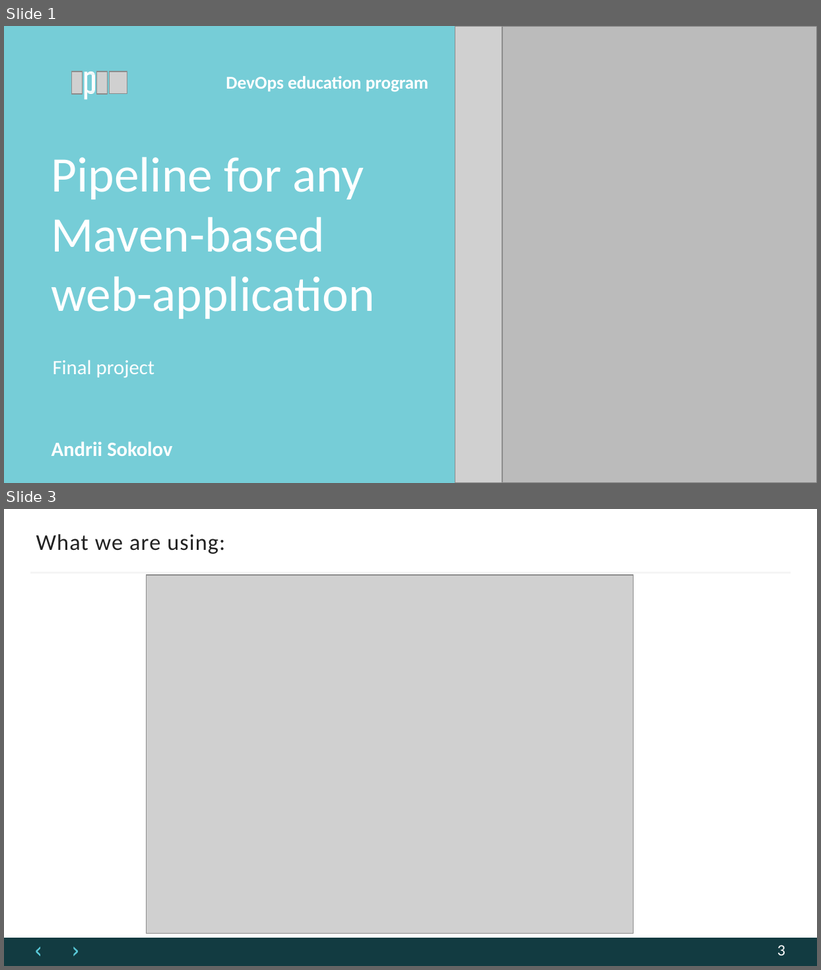
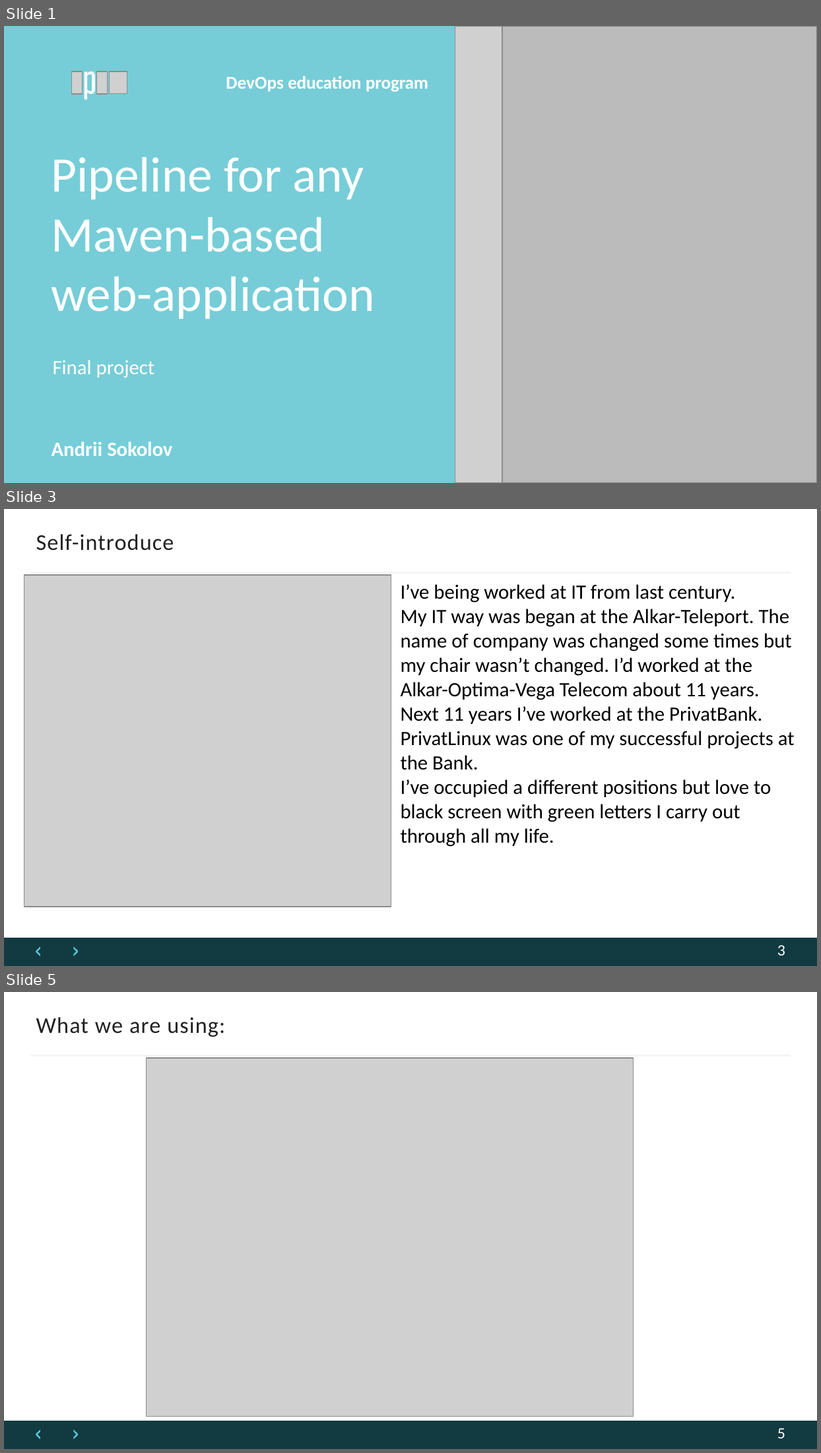
Before and after one commit to ansokoloff/DevOps_online_Dnipro_2022Q1Q2, a slide deck: Finalpresentaion.pptx. Shown one above the other, each under a label of ours: slides 1 and 3 before the commit, slides 1, 3 and 5 after it; the slides between them are not shown. The pictures are 821x970 and 821x1453 pixels, drawn with LibreOffice and Linux fonts; fonts in the diff are those of the drawing; grey boxes stand for pictures; background and template pictures are left out. Boxes give left, top, right and bottom in pixels: in the first picture for what was removed or moved away, otherwise in the second. Text is boxed around its words. In the diff, an @@ line names an element or a change of style, - is before the commit and + after.

Commit message:
Added self-introduce to presentation

```diff
--- a/Finalpresentaion.pptx
+++ b/Finalpresentaion.pptx
@@ slide 3 added at bbox=[4, 509, 817, 966], background #FFFFFF; not listed: 3 template elements that a slide beside it also shows @@
@@ title added at bbox=[36, 534, 174, 551], 20 pt, text #212121 @@
+Self-introduce
@@ picture added at bbox=[24, 575, 391, 906] @@
@@ text added at bbox=[401, 584, 795, 847], 18 pt, text #000000 @@
+I’ve being worked at IT from last century.
+My IT way was began at the Alkar-Teleport. The name of company was changed some times but my chair wasn’t changed. I’d worked at the Alkar-Optima-Vega Telecom about 11 years.
+Next 11 years I’ve worked at the PrivatBank. PrivatLinux was one of my successful projects at the Bank.
+I’ve occupied a different positions but love to black screen with green letters I carry out through all my life.
@@ page number added at bbox=[778, 945, 785, 956], 14 pt, text #FDFDFD @@
+3
@@ what was slide 3 is now slide 5 @@
@@ page number at bbox=[778, 1428, 785, 1439]: text changed @@
-3
+5
```
Also in this commit, not shown: 1 slide changed, 1 other slide added.
